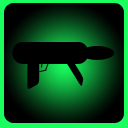
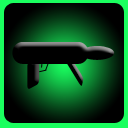
Layer changes from the first 128px x 128px image to the second:
painted on "Shape 7" over (x1=14, y1=42, x2=88, y2=52)
removed layer "Shape 2" over (x1=14, y1=42, x2=89, y2=52)
